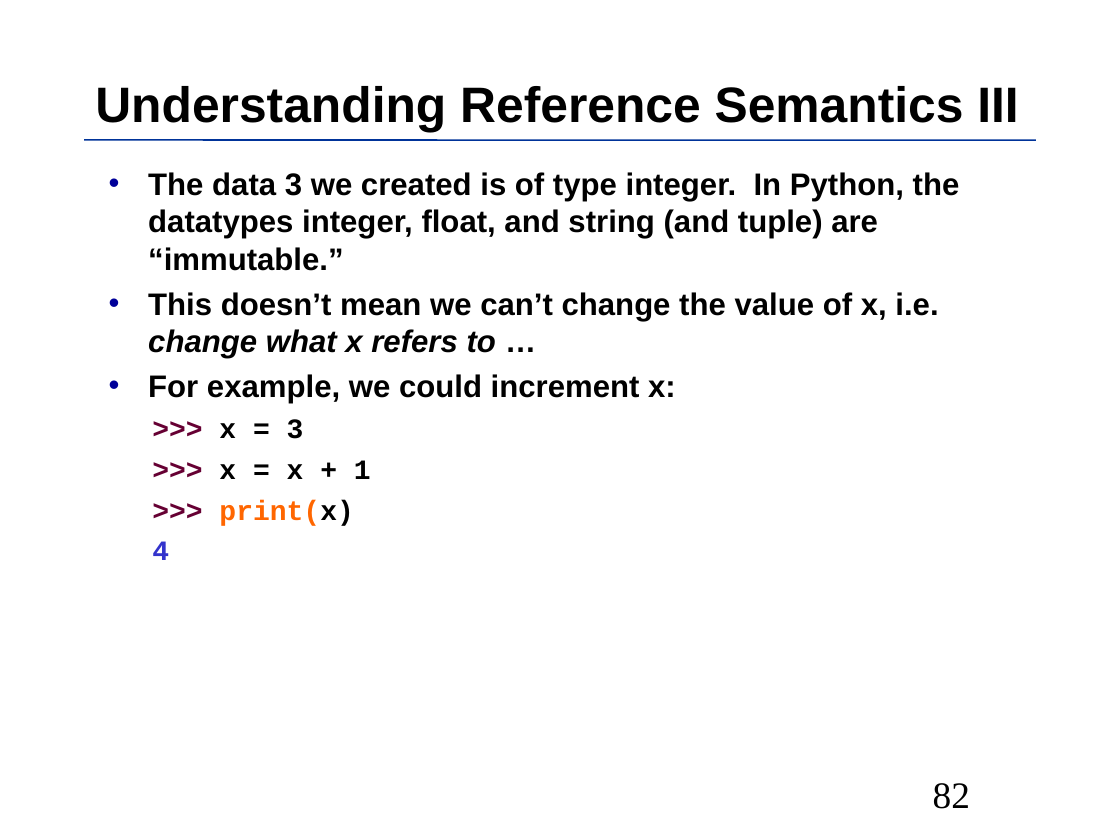
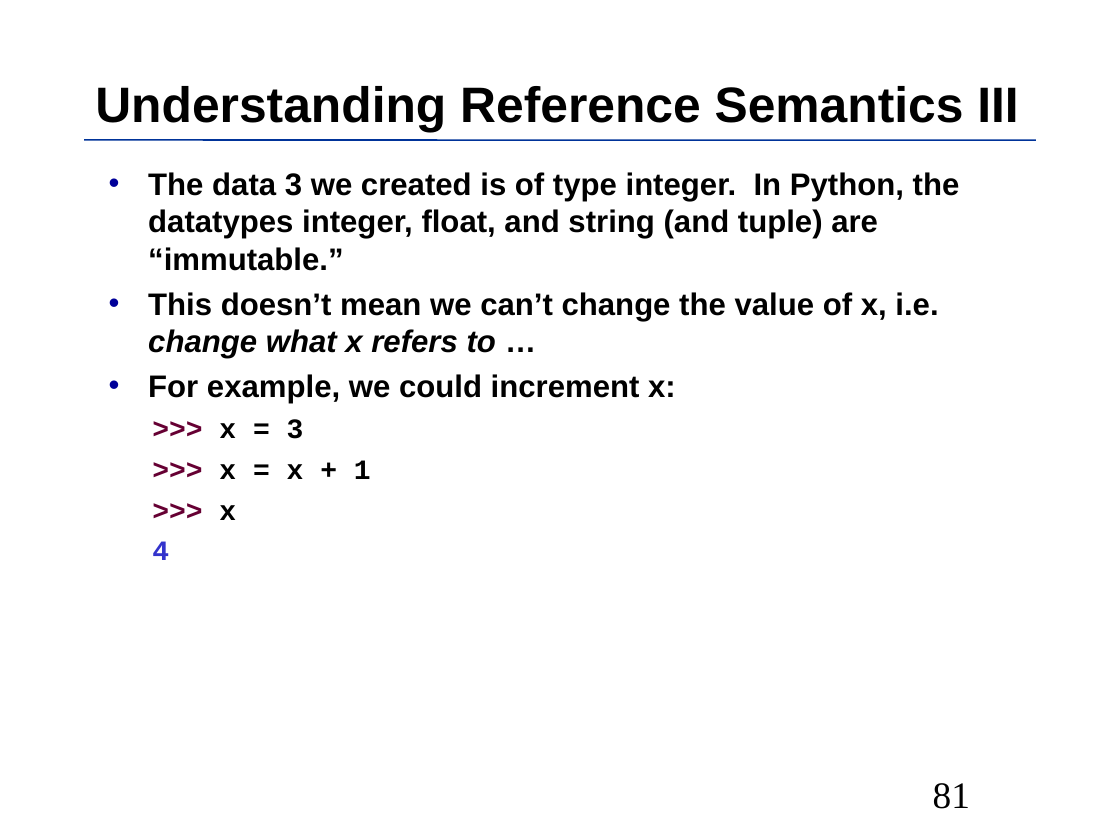
Before and after one commit to MPIDS/Python-Course, a slide deck: slide 81 of 01-basics/Talk/Python-Introduction.odp (slide 82 before the commit). Drawn at 1120x840 pixels with LibreOffice and Linux fonts; fonts in the diff are those of the drawing. Boxes give left, top, right and bottom in pixels: in the first picture for what was removed or moved away, otherwise in the second. Text is boxed around its words. In the diff, an @@ line names an element or a change of style, - is before the commit and + after.

```diff
--- a/01-basics/Talk/Python-Introduction.odp
+++ b/01-basics/Talk/Python-Introduction.odp
@@ text at (x1=219, y1=505, x2=236, y2=520): text changed; text colour #FF6600 to #660033 @@
-  >>> print(x)
+  >>> x
@@ page number at (x1=933, y1=783, x2=970, y2=809): text changed @@
-82
+81
```
Also in this commit, not shown: 46 other slides changed, 1 slide added, 1 slide removed.
